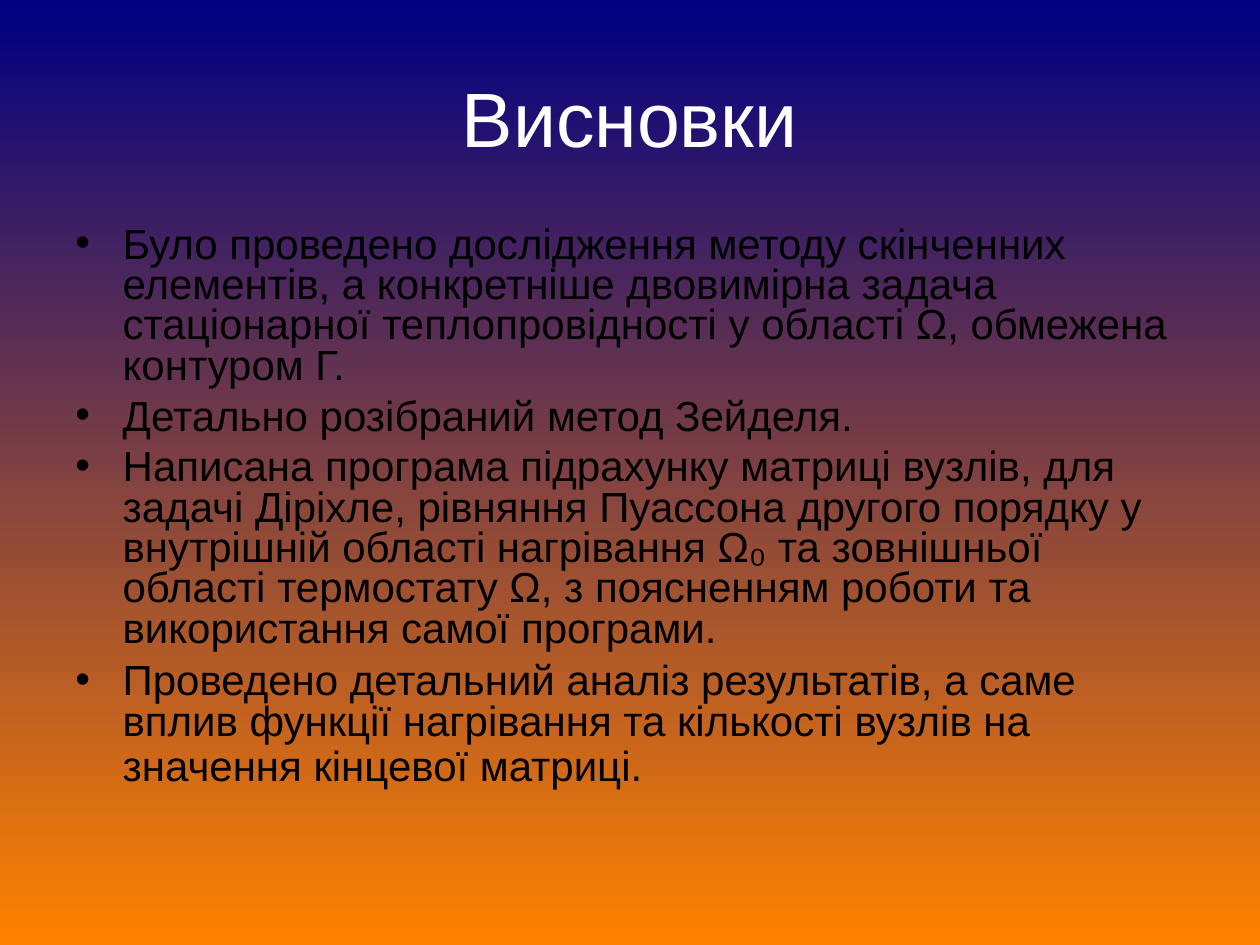
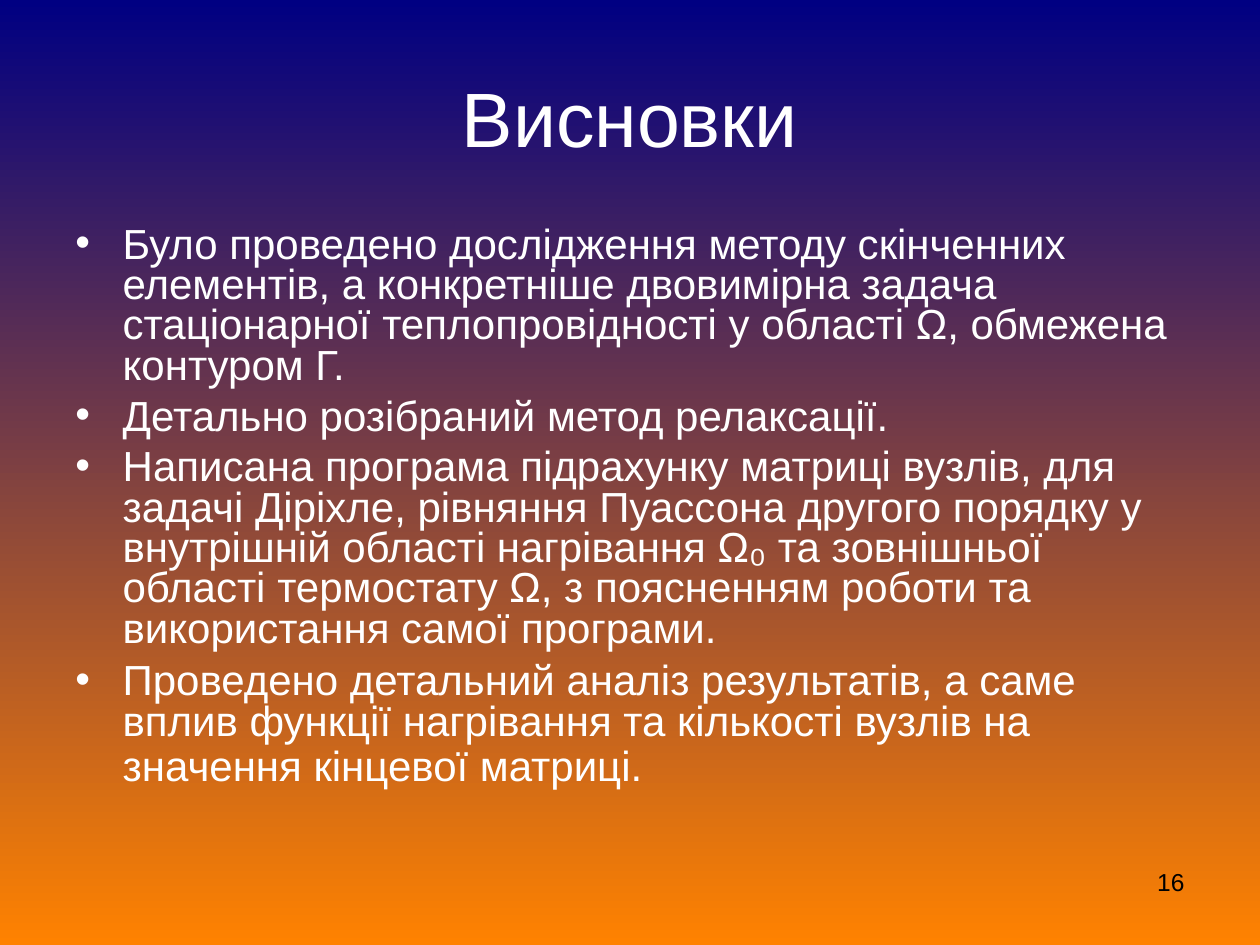
Before and after one commit to Ev1lSoda/FEM, a slide deck: slide 16 of дипломна/Дипломна робота.pps (slide 22 before the commit). Drawn at 1260x945 pixels with LibreOffice and Linux fonts; fonts in the diff are those of the drawing. Boxes give left, top, right and bottom in pixels: in the first picture for what was removed or moved away, otherwise in the second. Text is boxed around its words. In the diff, an @@ line names an element or a change of style, - is before the commit and + after.

```diff
--- a/дипломна/Дипломна робота.pps
+++ b/дипломна/Дипломна робота.pps
@@ text at (123, 228, 1167, 790): text colour #000000 to #FFFFFF; bullet colour #000000 to #FFFFFF @@
@@ text at (123, 400, 888, 439): text changed; text colour #000000 to #FFFFFF @@
-• Детально розібраний метод Зейделя.
+• Детально розібраний метод релаксації.
@@ page number added at (1157, 874, 1184, 892), 14 pt, text #000000 @@
+16
```
Also in this commit, not shown: 9 other slides changed, 7 slides added, 13 slides removed, 8 other files.
